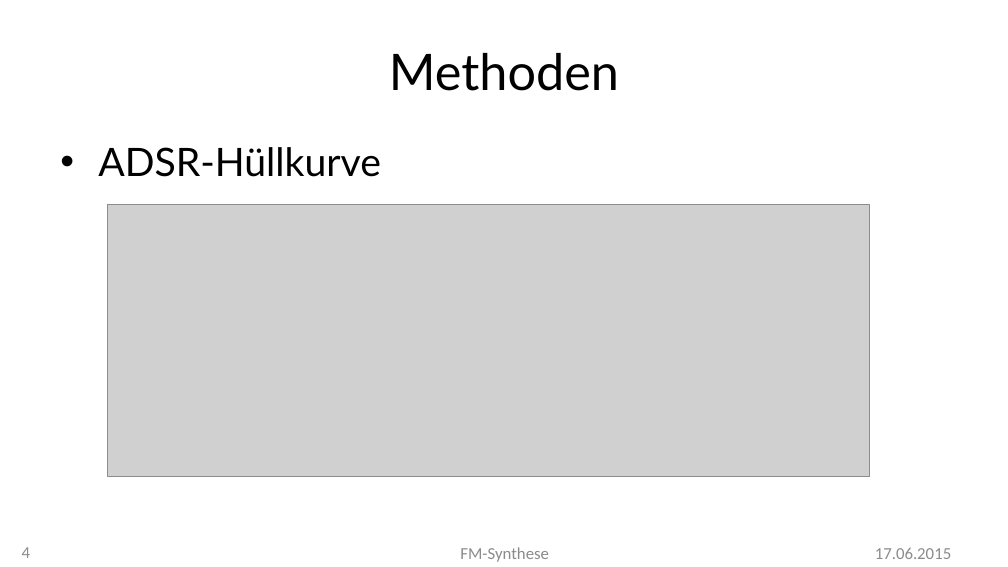
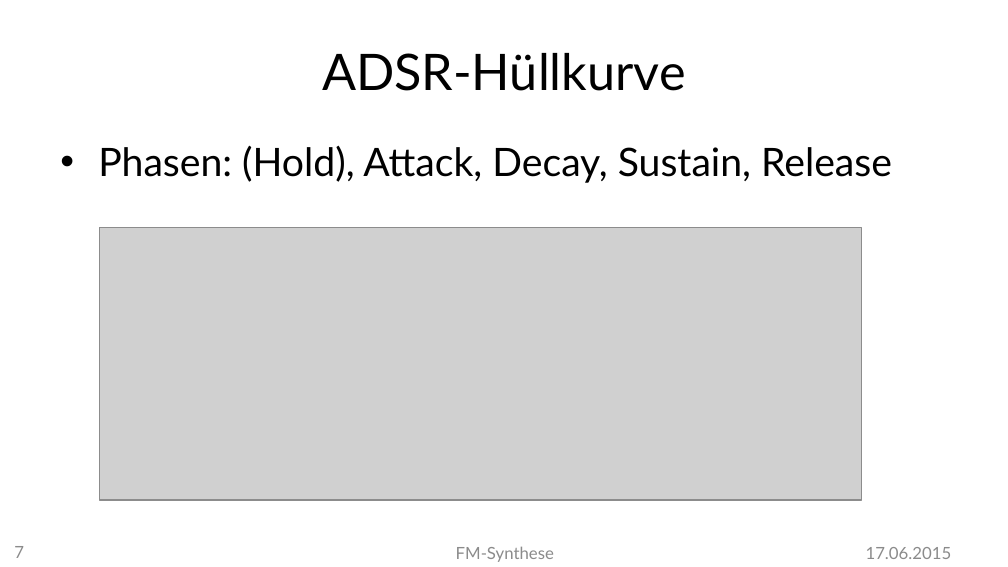
Before and after one commit to MBulli/VSeminar, a slide deck: slide 7 of Praesentation/FMSynthese-Gary.pptx (slide 4 before the commit). Drawn at 1008x567 pixels with LibreOffice and Linux fonts; fonts in the diff are those of the drawing; grey boxes stand for pictures; background and template pictures are left out. Boxes give left, top, right and bottom in pixels: in the first picture for what was removed or moved away, otherwise in the second. Text is boxed around its words. In the diff, an @@ line names an element or a change of style, - is before the commit and + after.

```diff
--- a/Praesentation/FMSynthese-Gary.pptx
+++ b/Praesentation/FMSynthese-Gary.pptx
@@ title "ADSR-Hüllkurve": place and size @@
-title "ADSR-Hüllkurve" at bbox=[98, 147, 381, 177]
+title "ADSR-Hüllkurve" at bbox=[322, 53, 686, 91]
@@ title "ADSR-Hüllkurve" at bbox=[322, 53, 686, 91]: size 28 to 36 pt, text colour #2A2A2A to #000000; alignment left to centre; bullet • to none; less space between paragraphs; vertical alignment top to middle @@
@@ title removed at bbox=[389, 53, 619, 91] @@
-Methoden
@@ text added at bbox=[98, 145, 892, 183], 28 pt, text #000000 @@
+• Phasen: (Hold), Attack, Decay, Sustain, Release
@@ picture: place and size @@
-picture at bbox=[107, 205, 869, 477]
+picture at bbox=[99, 228, 861, 500]
@@ text "FM-Synthese" at bbox=[456, 546, 554, 562]: font Calibri to Lato, text colour #8E8E8E to #8C8C8C @@
@@ text "17.06.2015" at bbox=[866, 547, 952, 559]: font Calibri to Lato, text colour #8E8E8E to #8C8C8C @@
@@ page number at bbox=[14, 546, 24, 558]: text changed; font Calibri to Lato; text colour #8E8E8E to #8C8C8C @@
-4
+7
```
Also in this commit, not shown: 5 other slides changed, 15 slides added, 9 other files.
